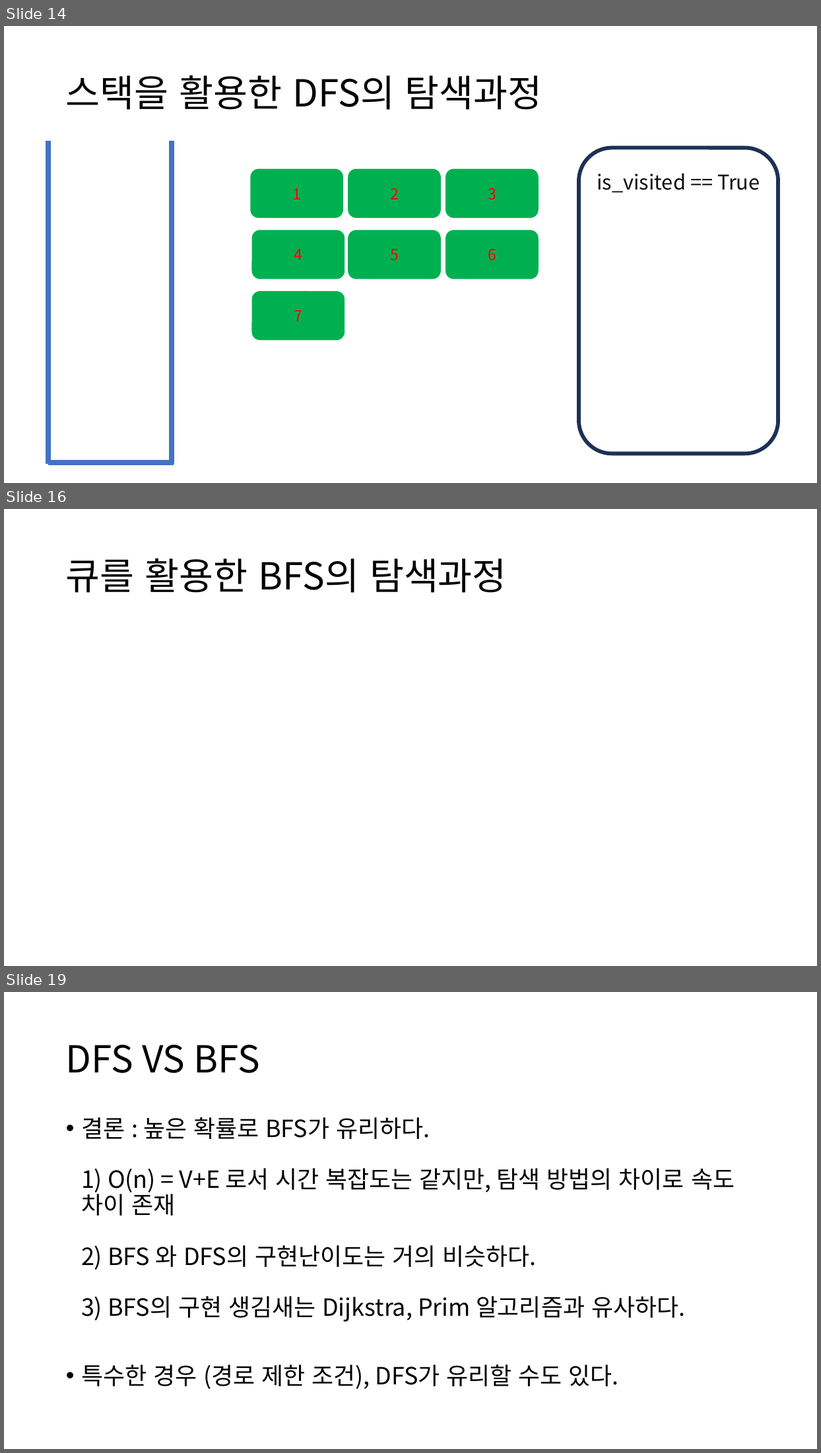
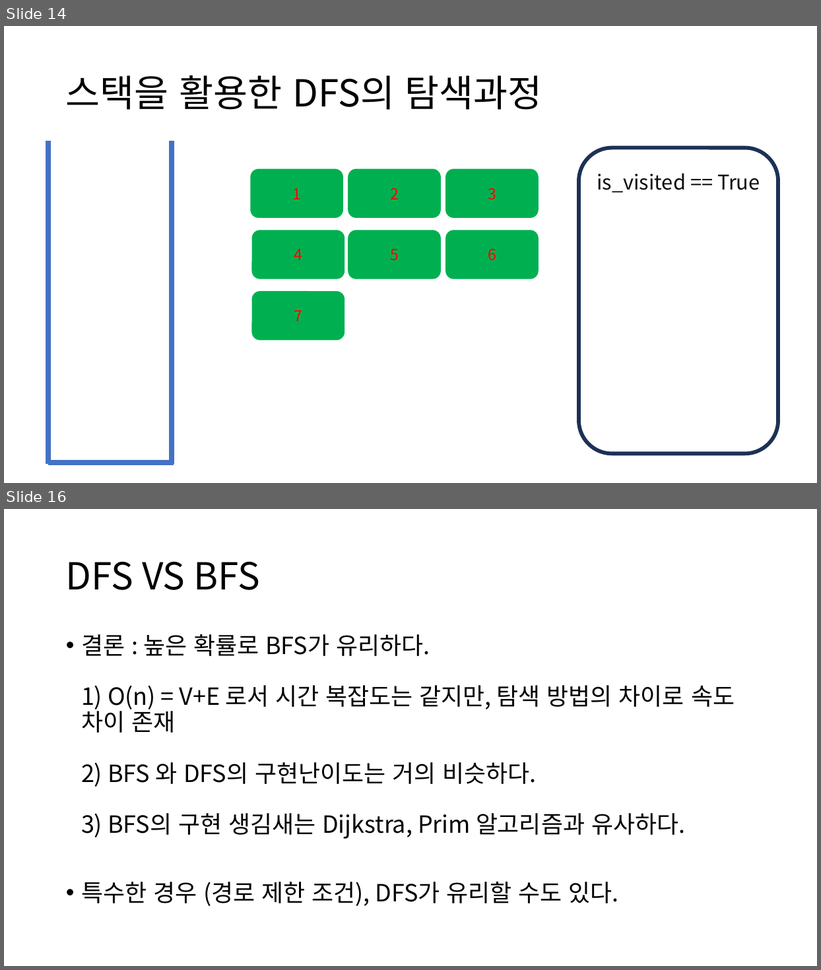
Before and after one commit to quizoverflow/2023_Algorithm_Study, a slide deck: fourth_week/4주차_그래프탐색.pptx. Shown one above the other, each under a label of ours: slides 14, 16 and 19 before the commit, slides 14 and 16 after it; the slides between them are not shown. The pictures are 821x1453 and 821x970 pixels, drawn with LibreOffice and Linux fonts; fonts in the diff are those of the drawing. Boxes give left, top, right and bottom in pixels: in the first picture for what was removed or moved away, otherwise in the second. Text is boxed around its words. In the diff, an @@ line names an element or a change of style, - is before the commit and + after.

```diff
--- a/fourth_week/4주차_그래프탐색.pptx
+++ b/fourth_week/4주차_그래프탐색.pptx
@@ slide 16 removed at [4,509,817,966], background #FFFFFF @@
@@ title removed at [66,559,507,593] @@
-큐를 활용한 BFS의 탐색과정
@@ what was slide 19 is now slide 16 @@
```
Also in this commit, not shown: 2 slides changed, 1 slide added, 2 other slides removed, 2 other files.
